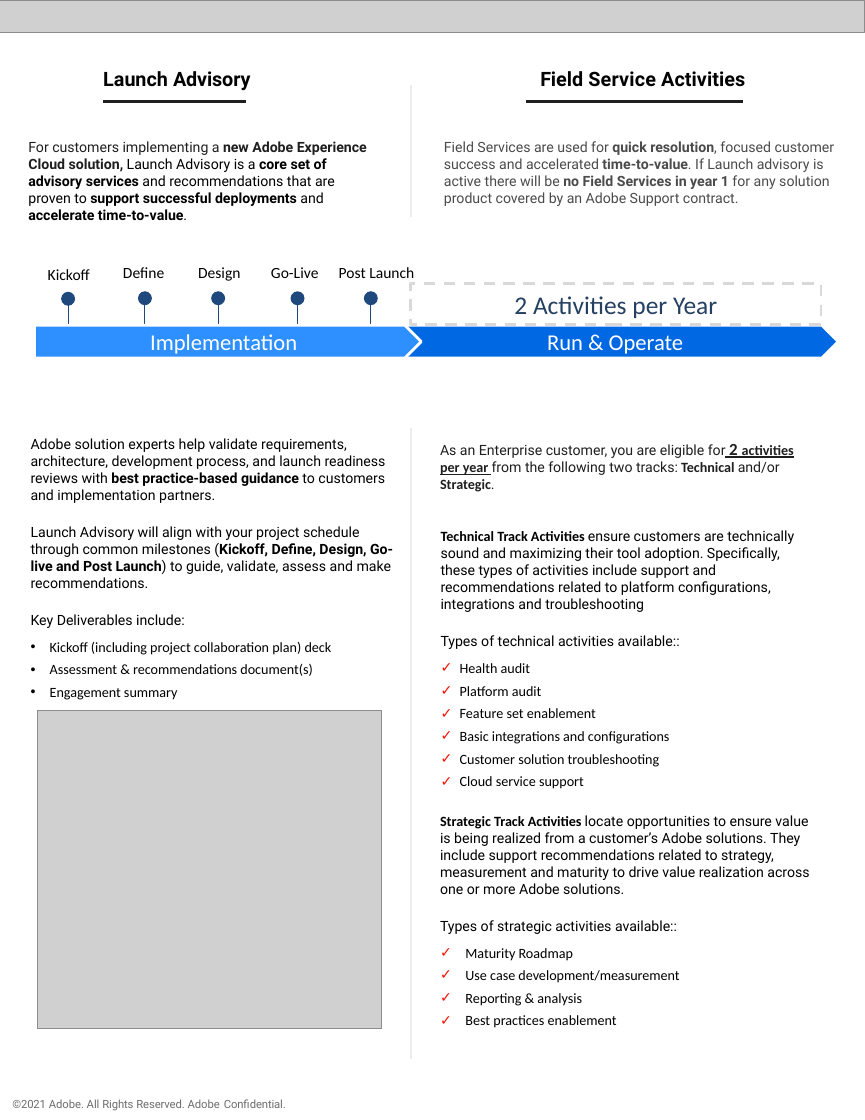
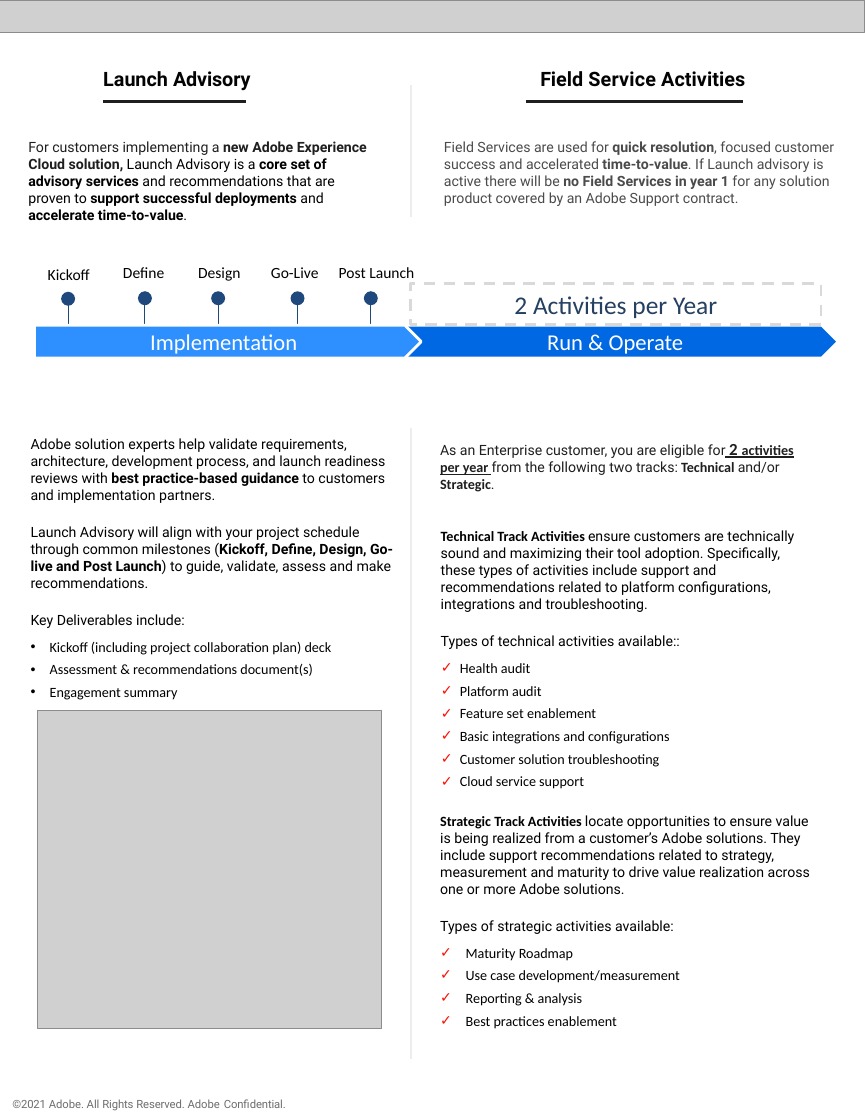
Before and after one commit to isabella232/support-resources.en, a slide deck: slide 3 of help/data-sheets/assets/EnterpriseSupportDatasheet.pptx. Drawn at 865x1120 pixels with LibreOffice and Linux fonts; fonts in the diff are those of the drawing; grey boxes stand for pictures. Boxes give left, top, right and bottom in pixels: in the first picture for what was removed or moved away, otherwise in the second. Text is boxed around its words. In the diff, an @@ line names an element or a change of style, - is before the commit and + after.

```diff
--- a/help/data-sheets/assets/EnterpriseSupportDatasheet.pptx
+++ b/help/data-sheets/assets/EnterpriseSupportDatasheet.pptx
@@ text at [441, 530, 794, 612]: text changed @@
-Technical Track Activities ensure customers are technically sound and maximizing their tool adoption. Specifically, these types of activities include support and recommendations related to platform configurations, integrations and troubleshooting
+Technical Track Activities ensure customers are technically sound and maximizing their tool adoption. Specifically, these types of activities include support and recommendations related to platform configurations, integrations and troubleshooting.
@@ text at [440, 920, 674, 934]: text changed @@
-Types of strategic activities available::
+Types of strategic activities available:
```
Also in this commit, not shown: 3 other slides changed, 7 other files.
